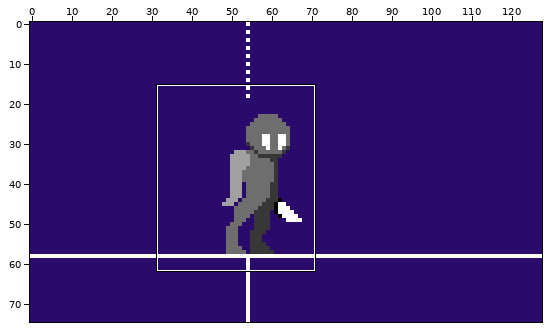
Pixel-art file, stored at 601 WIP assets/Land_enemy_anims.aseprite. Above, an overview of the earlier version with the close-up marked.
Close-up. Before:
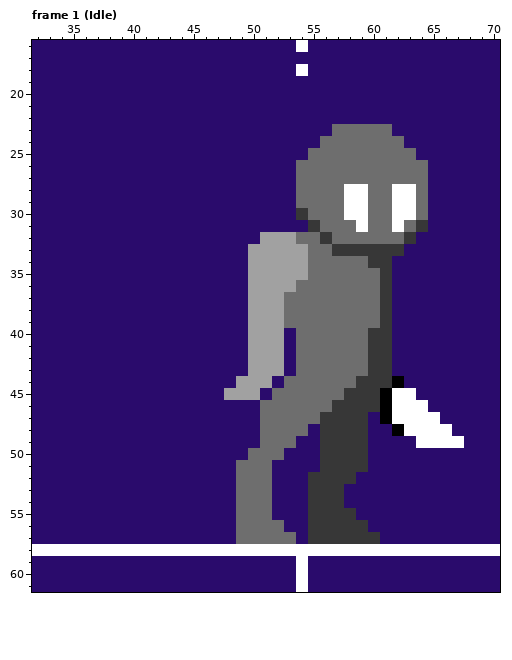
128x75 pixels, 50 frames. Shown: frame 1 (Idle): x 32..70, y 16..61.
The result:
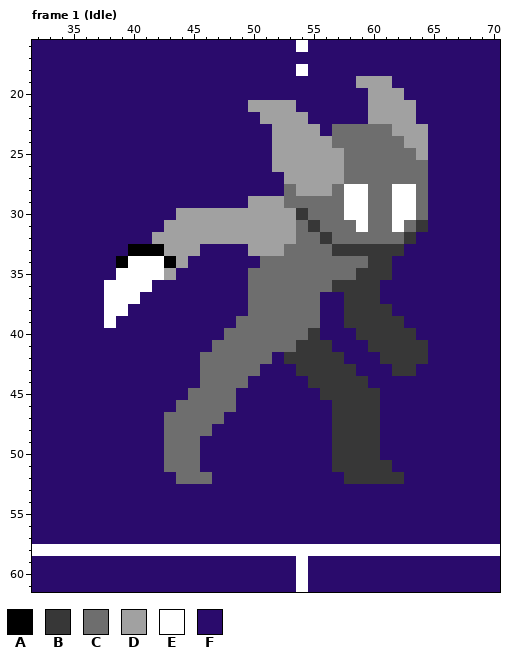
Palette (. is transparent): A #000000  B #373737  C #6e6e6e  D #a1a1a1  E #ffffff  F #2a0b6c
Changes in this commit:
Changed rows in their new state; - is an unchanged pixel.
Frame 1 (Idle):
first column x 38:
19 ---------------------DDD------
20 ----------------------DDD-----
21 ------------DDDD------DDDD----
22 -------------DDDD-----DDDD----
23 --------------DDDD------DDD---
24 --------------DDDDD------DD---
25 --------------DDDDDD------D---
26 --------------DDDDDD----------
27 ---------------DDDDD----------
28 ---------------CDDD-----------
29 ------------DDDC--------------
30 ------DDDDDDDDDD--------------
31 -----DDDDDDDDDDDC-------------
32 ----DDDDDDDDD-----------------
33 --AAADDD-------CC-------------
34 -AEEEAD-----FCCCC-------------
35 -EEEED------CCCCC----BB-------
36 EEEE--------CCCC---BBBBF------
37 EEE---------CCC---FFBBBF------
38 EE----------CCC---FFBBB-------
39 E----------CCCC---FFBBB-B-----
40 ----------CCCCCC-BFFFB--BB----
41 ---------CCCCCCCBBBFFF--BBB---
42 --------CCCCCCFBBBBBFFF-BBB---
43 --------CCCCCFF-BBBBBFFFBB----
44 --------CCCCFF-FFBBBB-FFF-----
45 -------CCCCFF-FFFFBB---FFF----
46 ------CCCCC--FFFFFF----FFFF---
47 -----CCCCC---FFFFFF---BFFFFF--
48 -----CCCC----FFFF-F---B-FFFFF-
49 -----CCC-----FFF--F---B---FFFF
50 -----CCC----FFF---F---B-------
51 -----CCC---FFF----F---BB------
52 ------CCC--FFF---FFF-BBBB-----
53 -----------FFF---FFF----------
54 -----------FFF---FFF----------
55 -----------FFF---FFFF---------
56 -----------FFFF--FFFFF--------
57 -----------FFFFF-FFFFFF-------
Where, in picture pixels (left, top, right, bottom), the same in both close-ups:
changed: (104, 76, 464, 544)
